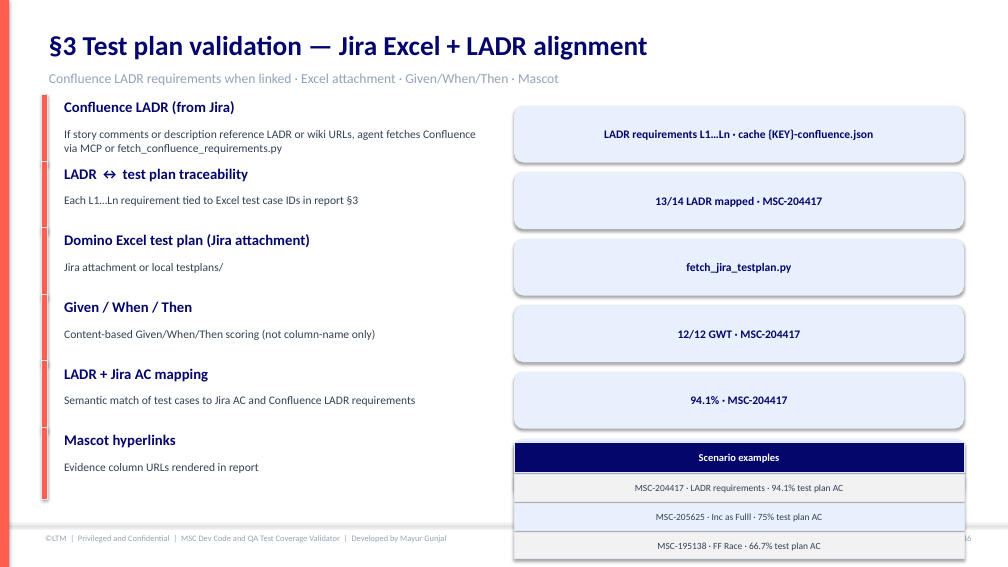
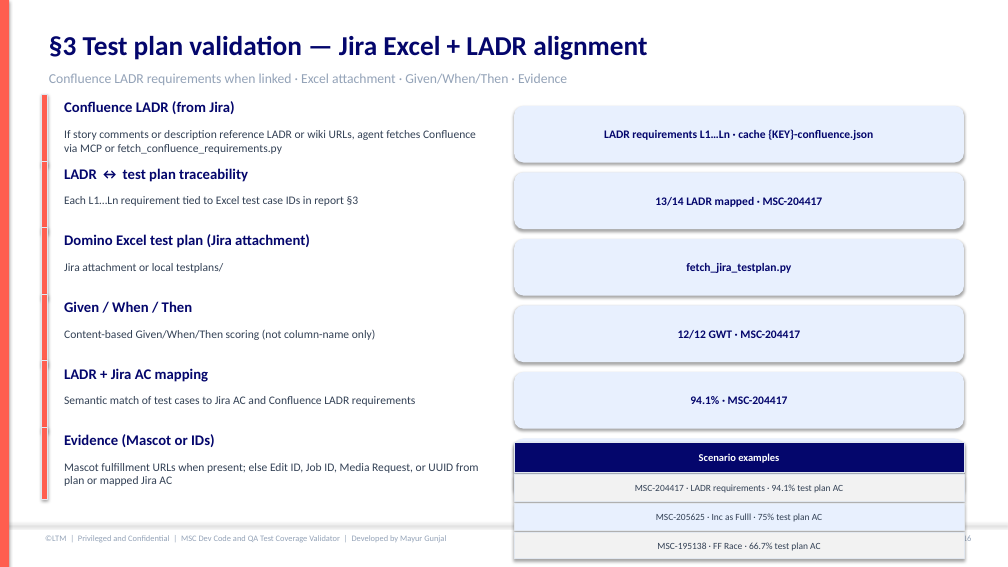
Before and after one commit to mgunjal11/pegasus-qa-agents-lab-copy, a slide deck: slide 17 of docs/MSC-Dev-Code-and-QA-Test-Coverage-Validator-Guide.pptx. Drawn at 1008x567 pixels with LibreOffice and Linux fonts; fonts in the diff are those of the drawing. Boxes give left, top, right and bottom in pixels: in the first picture for what was removed or moved away, otherwise in the second. Text is boxed around its words. In the diff, an @@ line names an element or a change of style, - is before the commit and + after.

```diff
--- a/docs/MSC-Dev-Code-and-QA-Test-Coverage-Validator-Guide.pptx
+++ b/docs/MSC-Dev-Code-and-QA-Test-Coverage-Validator-Guide.pptx
@@ text at (x1=49, y1=73, x2=567, y2=85): text changed @@
-Confluence LADR requirements when linked · Excel attachment · Given/When/Then · Mascot
+Confluence LADR requirements when linked · Excel attachment · Given/When/Then · Evidence
@@ text at (x1=64, y1=434, x2=215, y2=447): text changed @@
-Mascot hyperlinks
+Evidence (Mascot or IDs)
@@ text at (x1=64, y1=463, x2=479, y2=486): text changed @@
-Evidence column URLs rendered in report
+Mascot fulfillment URLs when present; else Edit ID, Job ID, Media Request, or UUID from plan or mapped Jira AC
```
Also in this commit, not shown: 2 other slides changed, 10 other files.
